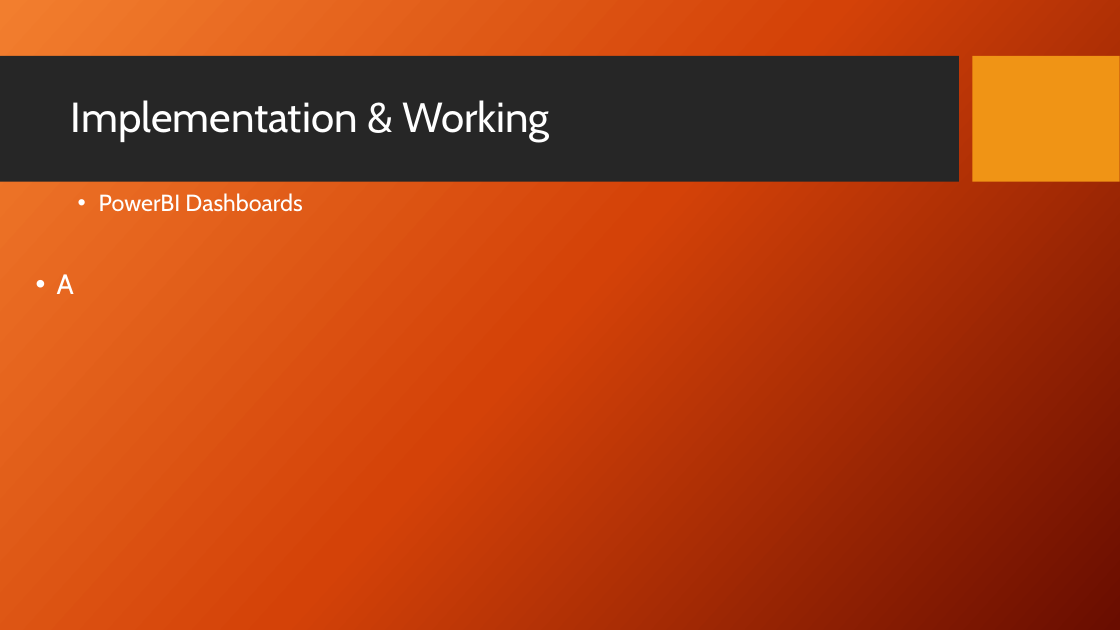
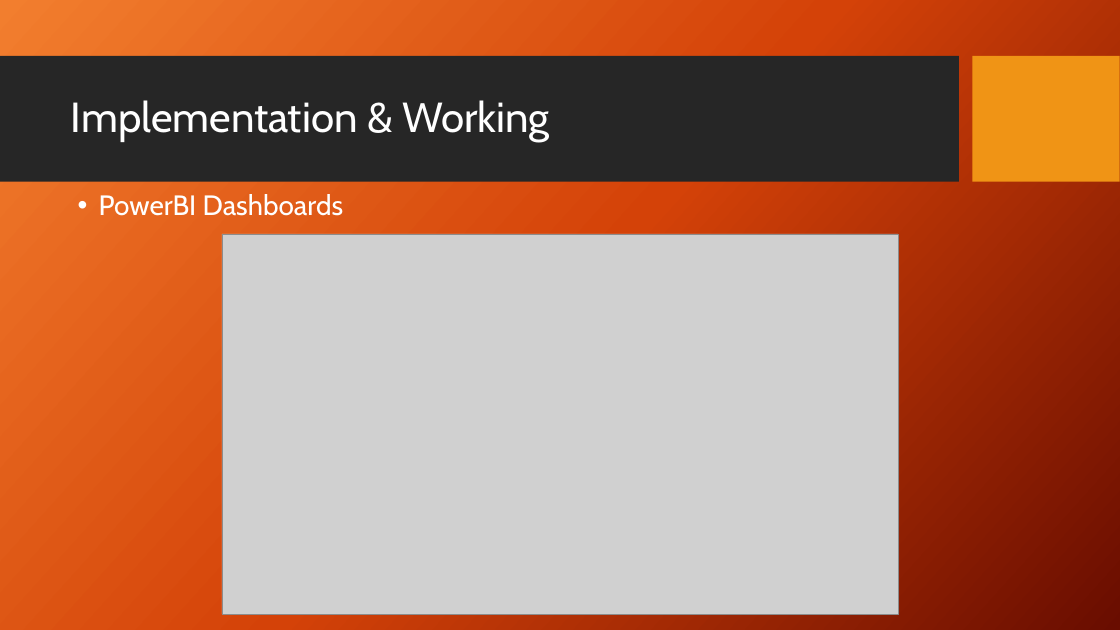
Before and after one commit to ShelkeAkshay-2022mt93331/dissertation, a slide deck: slide 12 of 7_Reports/3_Final_PPT/2022mt93331.pptx (slide 9 before the commit). Drawn at 1120x630 pixels with LibreOffice and Linux fonts; fonts in the diff are those of the drawing; grey boxes stand for pictures; background and template pictures are left out. Boxes give left, top, right and bottom in pixels: in the first picture for what was removed or moved away, otherwise in the second. Text is boxed around its words. In the diff, an @@ line names an element or a change of style, - is before the commit and + after.

```diff
--- a/7_Reports/3_Final_PPT/2022mt93331.pptx
+++ b/7_Reports/3_Final_PPT/2022mt93331.pptx
@@ text "PowerBI Dashboards" at [99, 194, 343, 216]: size 20 to 24 pt @@
@@ picture added at [222, 234, 898, 615] @@
@@ text at [57, 274, 74, 294]: paragraph removed @@
-• A
```
Also in this commit, not shown: 9 other slides changed, 6 slides added, 5 other files.
